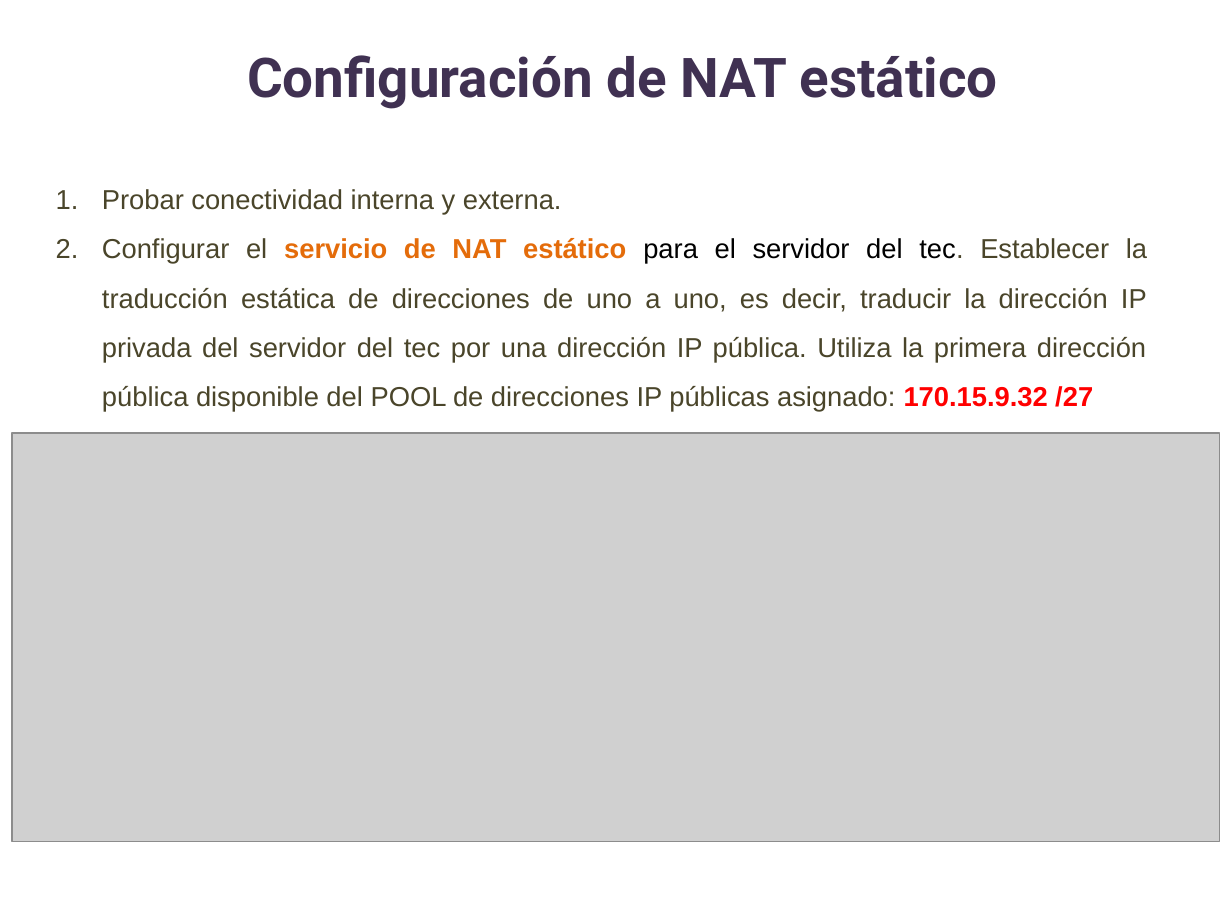
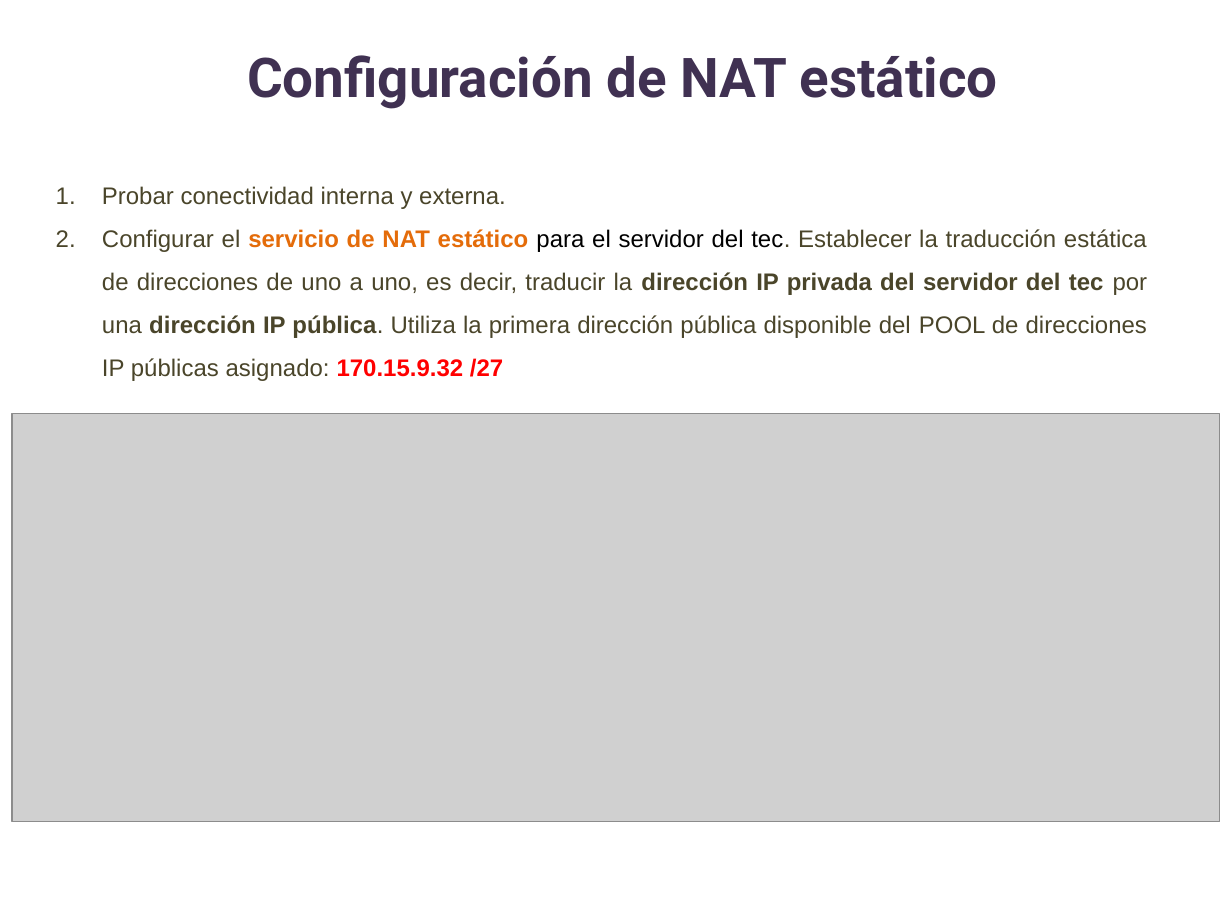
Before and after one commit to lizetheP/WAN, a slide deck: slide 8 of Calendario2025/Ejercicios/E13_NAT/Ejercicio13.pptx. Drawn at 1232x924 pixels with LibreOffice and Linux fonts; fonts in the diff are those of the drawing; grey boxes stand for pictures. Boxes give left, top, right and bottom in pixels: in the first picture for what was removed or moved away, otherwise in the second. Text is boxed around its words. In the diff, an @@ line names an element or a change of style, - is before the commit and + after.

```diff
--- a/Calendario2025/Ejercicios/E13_NAT/Ejercicio13.pptx
+++ b/Calendario2025/Ejercicios/E13_NAT/Ejercicio13.pptx
@@ text "Probar conectividad interna y externa." at (102, 186, 1148, 381): size 16 to 14 pt; bold on in "dirección IP privada del servidor del tec ..." @@
@@ picture: place and size @@
-picture at (12, 432, 1220, 840)
+picture at (12, 414, 1220, 822)
```
Also in this commit, not shown: 5 other slides changed, 9 other files.
